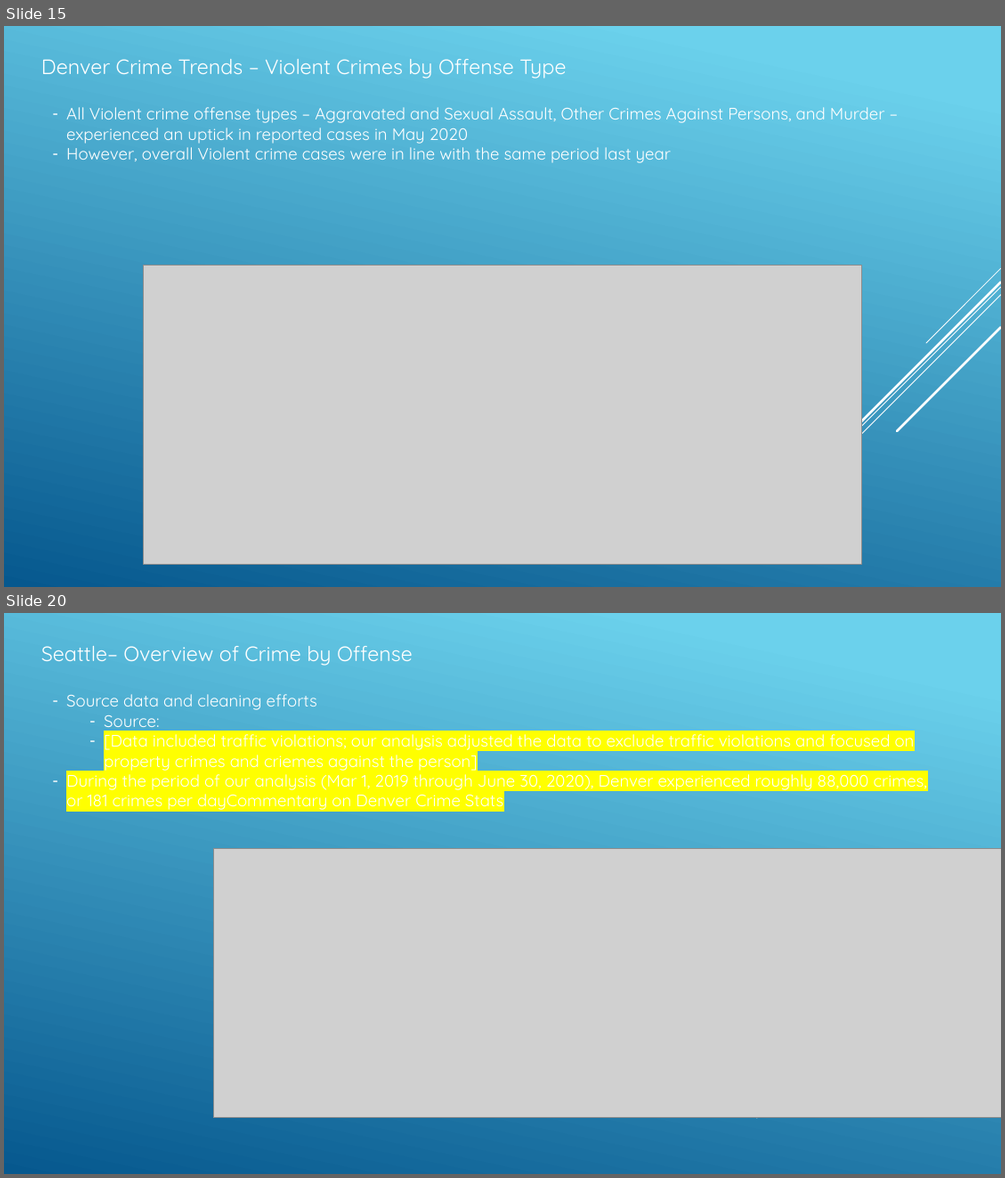
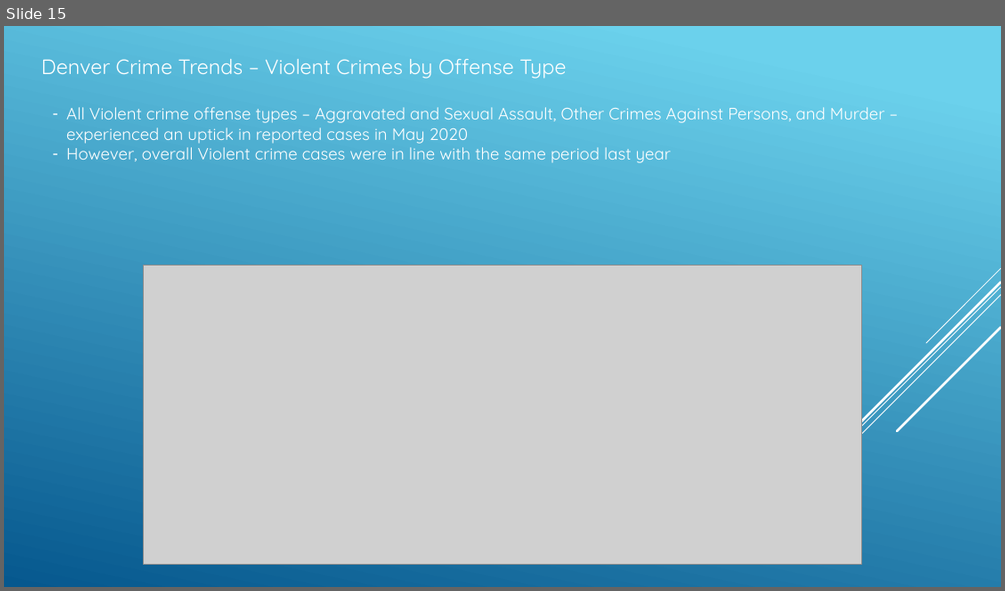
Before and after one commit to angelabanko/Project_1, a slide deck: Draft Presentation_v1.pptx. Shown one above the other, each under a label of ours: slides 15 and 20 before the commit, slide 15 after it; the slides between them are not shown. The pictures are 1005x1178 and 1005x591 pixels, drawn with LibreOffice and Linux fonts; fonts in the diff are those of the drawing; grey boxes stand for pictures. Boxes give left, top, right and bottom in pixels: in the first picture for what was removed or moved away, otherwise in the second. Text is boxed around its words. In the diff, an @@ line names an element or a change of style, - is before the commit and + after.

```diff
--- a/Draft Presentation_v1.pptx
+++ b/Draft Presentation_v1.pptx
@@ slide 20 removed at (x1=4, y1=613, x2=1001, y2=1174), background gradient #6ED2EB to #06588E; not listed: 1 template element that a slide beside it also shows @@
@@ text removed at (x1=41, y1=646, x2=413, y2=666) @@
-Seattle– Overview of Crime by Offense
@@ text removed at (x1=66, y1=694, x2=927, y2=812) @@
-– Source data and cleaning efforts
-  – Source:
-  – [Data included traffic violations; our analysis adjusted the data to exclude traffic violations and focused on property crimes and criemes against the person]
-– During the period of our analysis (Mar 1, 2019 through June 30, 2020), Denver experienced roughly 88,000 crimes, or 181 crimes per dayCommentary on Denver Crime Stats
@@ picture removed at (x1=213, y1=848, x2=1001, y2=1117) @@
```
Also in this commit, not shown: 6 slides changed, 3 slides added, 3 other slides removed, 5 other files.
